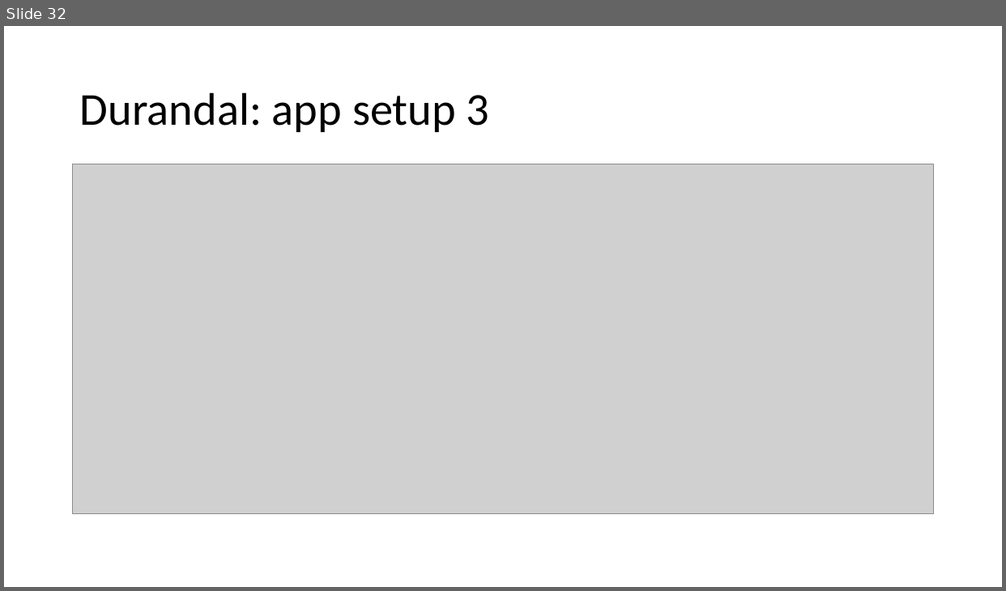
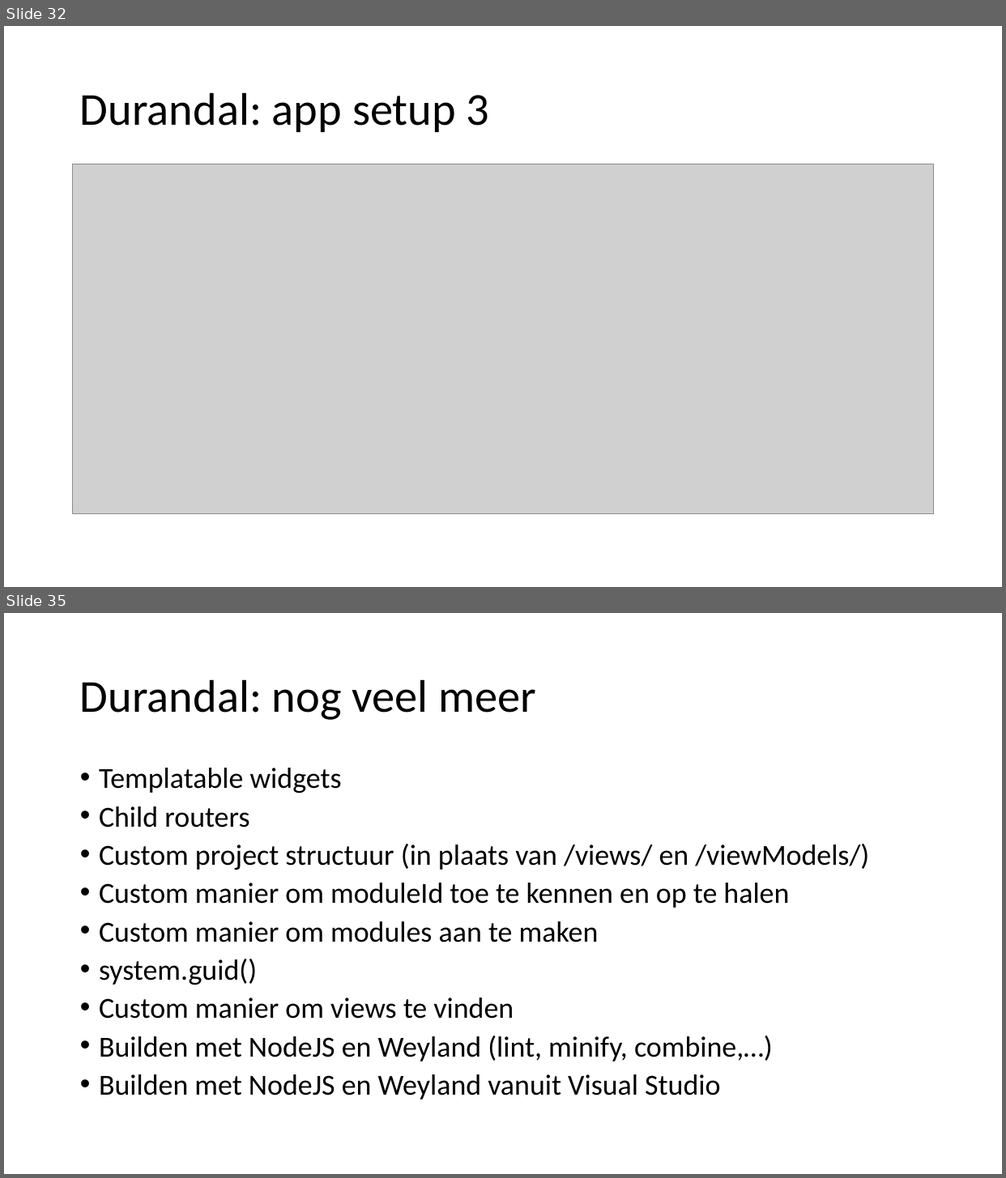
Before and after one commit to petermorlion/DurandalDemo, a slide deck: Durandal T4T.pptx. Shown one above the other, each under a label of ours: slide 32 before the commit, slides 32 and 35 after it; the slides between them are not shown. The pictures are 1006x591 and 1006x1178 pixels, drawn with LibreOffice and Linux fonts; fonts in the diff are those of the drawing; grey boxes stand for pictures. Boxes give left, top, right and bottom in pixels: in the first picture for what was removed or moved away, otherwise in the second. Text is boxed around its words. In the diff, an @@ line names an element or a change of style, - is before the commit and + after.

Commit message:
'More durandal' slide

```diff
--- a/Durandal T4T.pptx
+++ b/Durandal T4T.pptx
@@ slide 35 added at <box>4,613,1002,1174</box>, background #FFFFFF @@
@@ title added at <box>80,679,537,720</box>, 44 pt, text #000000 @@
+Durandal: nog veel meer
@@ text added at <box>99,768,869,1100</box>, 28 pt, text #000000 @@
+• Templatable widgets
+• Child routers
+• Custom project structuur (in plaats van /views/ en /viewModels/)
+• Custom manier om moduleId toe te kennen en op te halen
+• Custom manier om modules aan te maken
+• system.guid()
+• Custom manier om views te vinden
+• Builden met NodeJS en Weyland (lint, minify, combine,…)
+• Builden met NodeJS en Weyland vanuit Visual Studio
```
Also in this commit, not shown: 2 other slides added, 1 slide removed.
